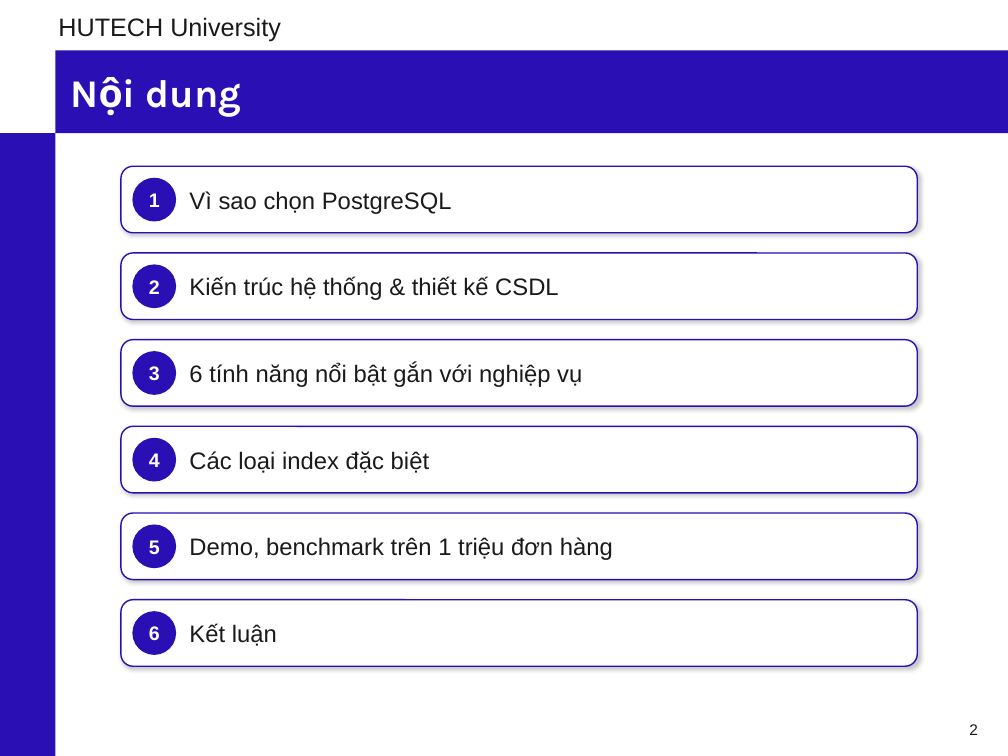
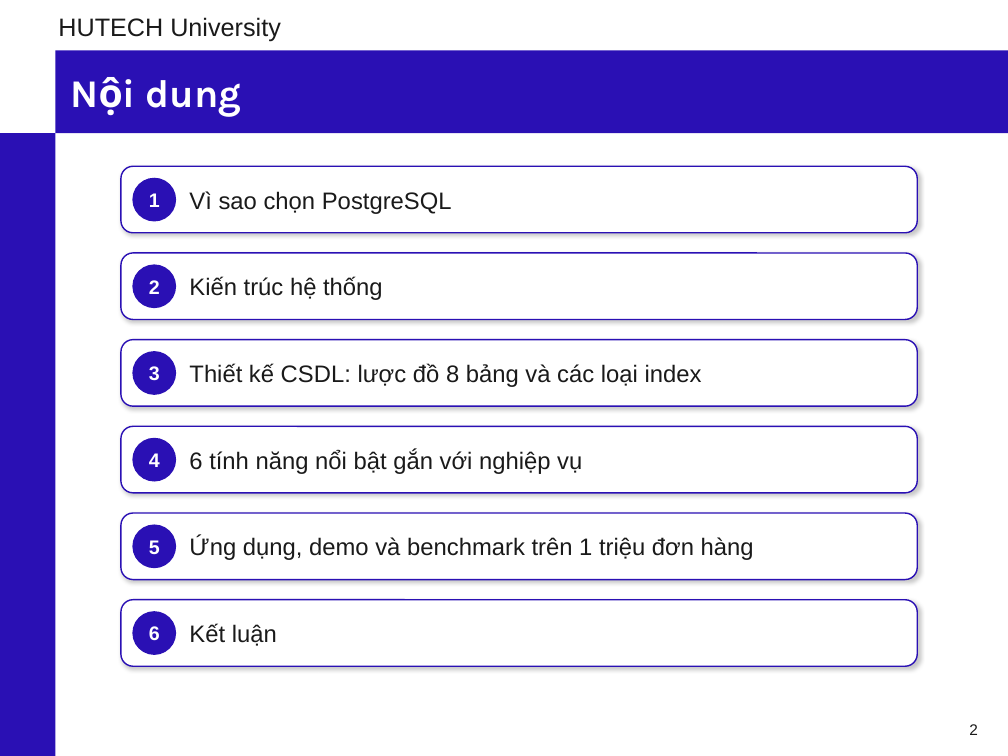
Before and after one commit to phunganhtuan123/master-csdl, a slide deck: slide 2 of docs/Slide_CSDL_Nhom6_PostgreSQL.pptx. Drawn at 1008x756 pixels with LibreOffice and Linux fonts; fonts in the diff are those of the drawing; background and template pictures are left out. Boxes give left, top, right and bottom in pixels: in the first picture for what was removed or moved away, otherwise in the second. Text is boxed around its words. In the diff, an @@ line names an element or a change of style, - is before the commit and + after.

Commit message:
Slide: sơ đồ kiến trúc & ERD vẽ bằng shape, chỉ báo phần 1-6 trên mỗi slide, gộp index vào Thiết kế CSDL

```diff
--- a/docs/Slide_CSDL_Nhom6_PostgreSQL.pptx
+++ b/docs/Slide_CSDL_Nhom6_PostgreSQL.pptx
@@ text at box(189, 276, 383, 300): text changed @@
-Kiến trúc hệ thống & thiết kế CSDL
+Kiến trúc hệ thống
@@ text at box(189, 363, 702, 387): text changed @@
-Các loại index đặc biệt
+Thiết kế CSDL: lược đồ 8 bảng và các loại index
@@ text "6 tính năng nổi bật ...": place and size @@
-text "6 tính năng nổi bật ..." at box(189, 363, 582, 387)
+text "6 tính năng nổi bật ..." at box(189, 450, 582, 474)
@@ text at box(189, 536, 754, 560): text changed @@
-Demo, benchmark trên 1 triệu đơn hàng
+Ứng dụng, demo và benchmark trên 1 triệu đơn hàng
```
Also in this commit, not shown: 13 other slides changed, 2 slides added, 2 slides removed, 2 other files.
